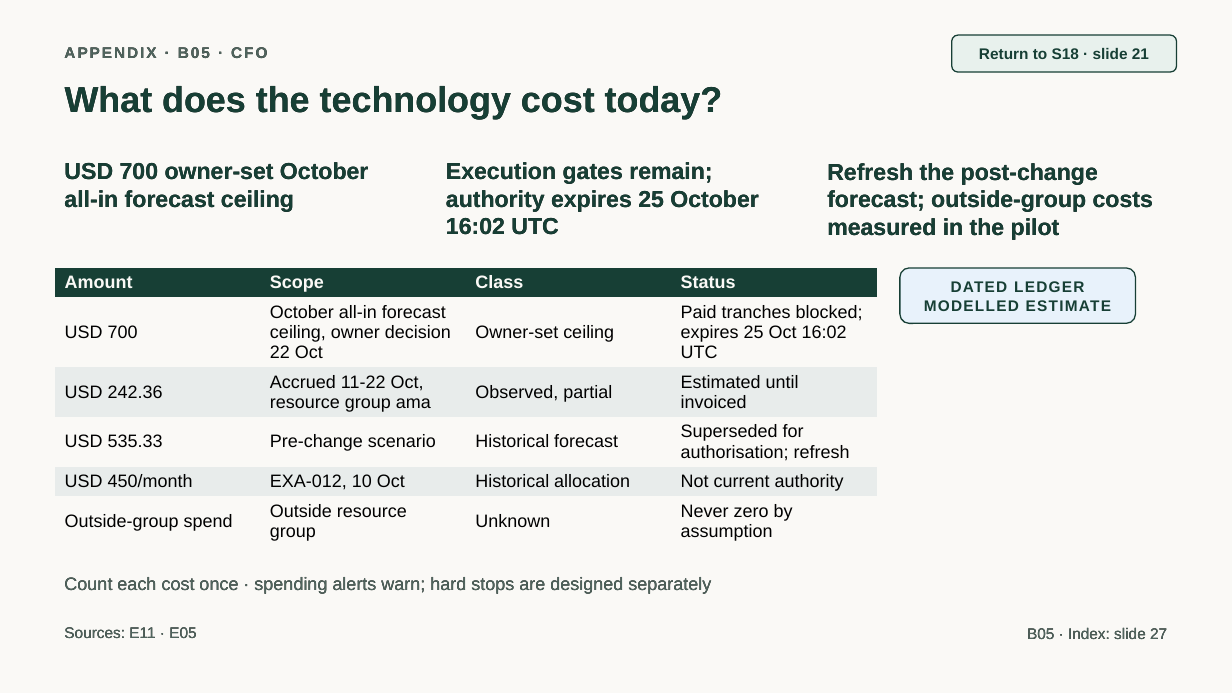
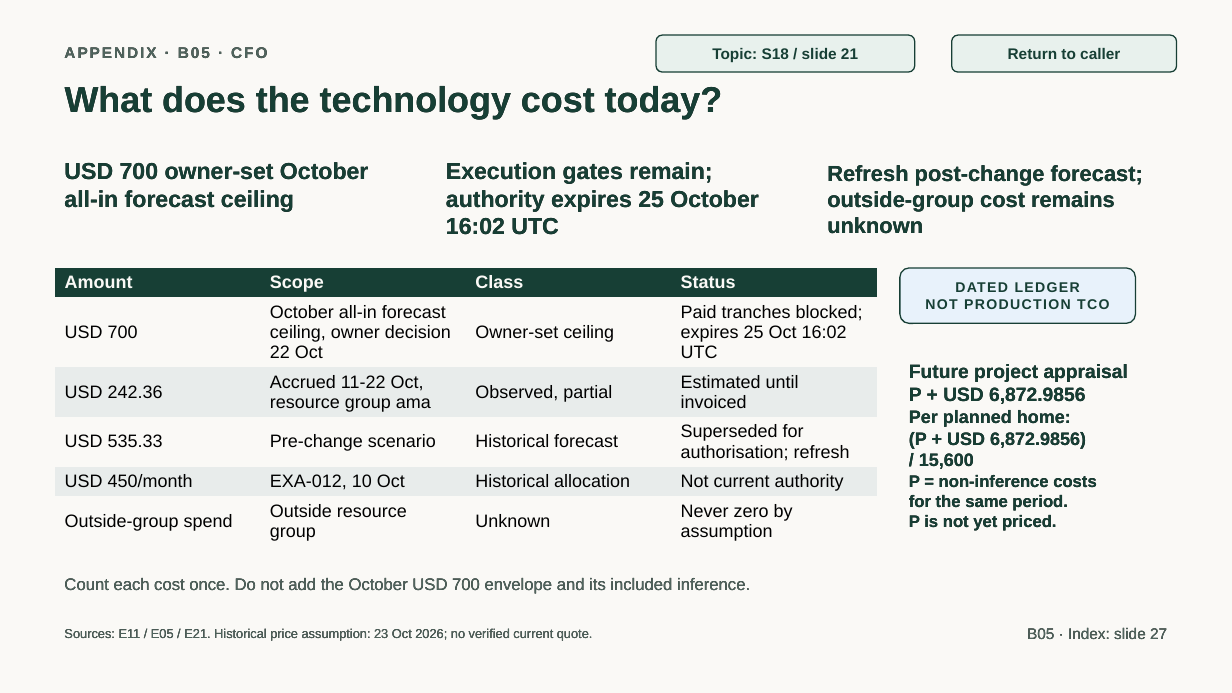
Before and after one commit to jmservera/ama, a slide deck: slide 32 of docs/capstone/deck/zava-forward-cowork-v2-draft.pptx. Drawn at 1232x693 pixels with LibreOffice and Linux fonts; fonts in the diff are those of the drawing. Boxes give left, top, right and bottom in pixels: in the first picture for what was removed or moved away, otherwise in the second. Text is boxed around its words. In the diff, an @@ line names an element or a change of style, - is before the commit and + after.

```diff
--- a/docs/capstone/deck/zava-forward-cowork-v2-draft.pptx
+++ b/docs/capstone/deck/zava-forward-cowork-v2-draft.pptx
@@ rounded rectangle added at (656, 35, 915, 72), fill #E8F1ED, outline #173F35 1 pt, 12 pt, text #173F35, bold @@
+Topic: S18 / slide 21
@@ text in rounded rectangle at (1008, 48, 1120, 59): text changed @@
-Return to S18 · slide 21
+Return to caller
@@ text at (827, 165, 1143, 234): text changed; size 18 to 17 pt @@
-Refresh the post-change forecast; outside-group costs measured in the pilot
+Refresh post-change forecast; outside-group cost remains unknown
@@ text in rounded rectangle at (925, 299, 1109, 309): text changed; size 12 to 11 pt @@
-MODELLED ESTIMATE
+NOT PRODUCTION TCO
@@ text in rounded rectangle at (955, 282, 1080, 292): size 12 to 11 pt in "DATED LEDGER" @@
@@ text added at (909, 364, 1128, 531), 13 pt, text #173F35, bold @@
+Future project appraisal
+P + USD 6,872.9856
+Per planned home:
+(P + USD 6,872.9856)
+/ 15,600
+P = non-inference costs
+for the same period.
+P is not yet priced.
@@ text at (64, 578, 750, 594): text changed; size 14 to 13 pt @@
-Count each cost once · spending alerts warn; hard stops are designed separately
+Count each cost once. Do not add the October USD 700 envelope and its included inference.
@@ text at (64, 628, 593, 640): text changed; size 12 to 10 pt @@
-Sources: E11 · E05
+Sources: E11 / E05 / E21. Historical price assumption: 23 Oct 2026; no verified current quote.
```
Also in this commit, not shown: 31 other slides changed, 24 other files.
